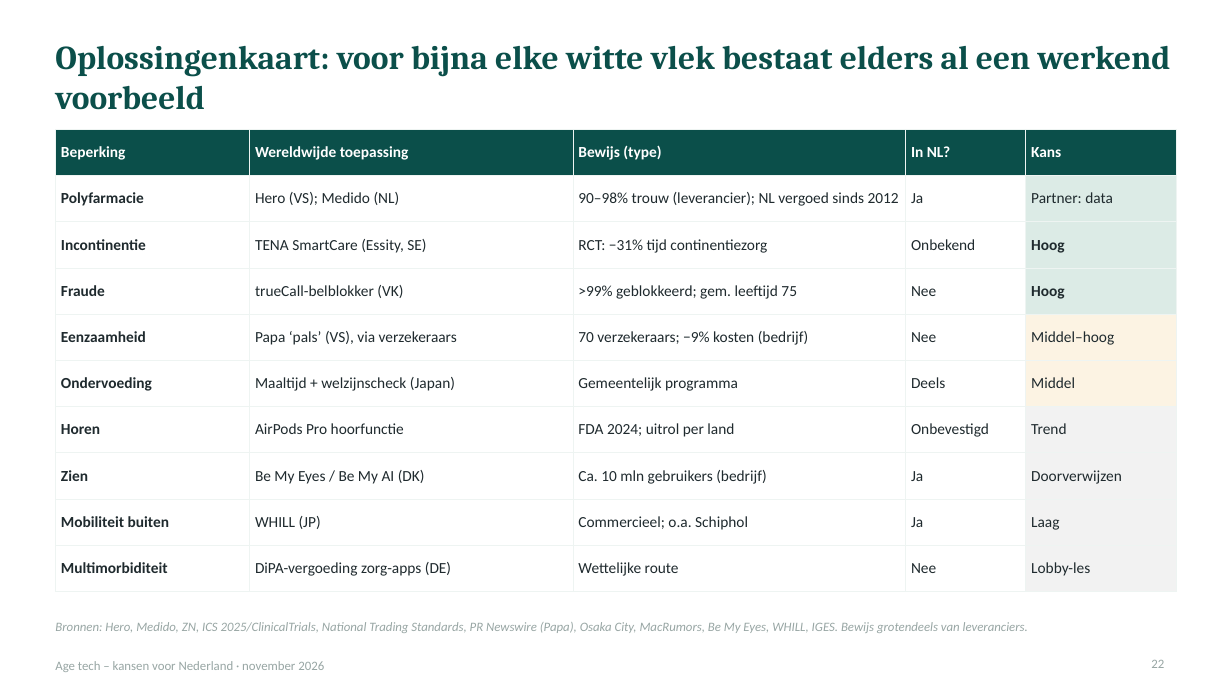
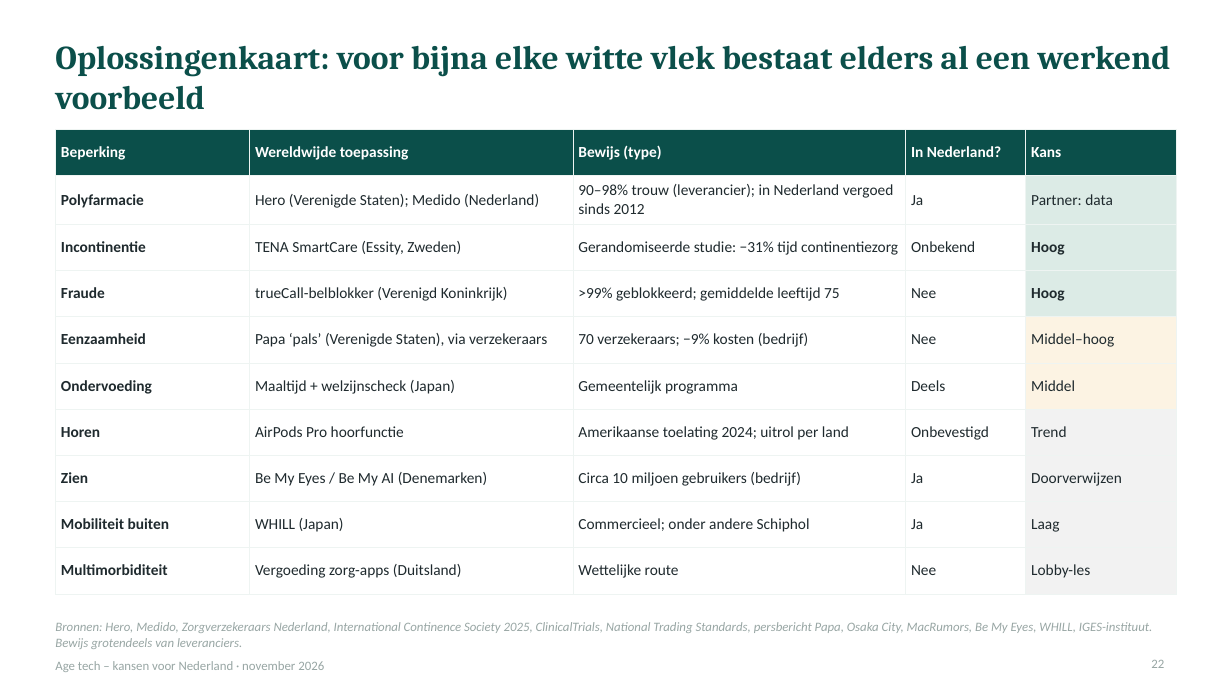
Before and after one commit to robruijn/Four-Seasons-Rome-2026, a slide deck: slide 22 of AgeTech_kansen_Nederland.pptx. Drawn at 1232x693 pixels with LibreOffice and Linux fonts; fonts in the diff are those of the drawing. Boxes give left, top, right and bottom in pixels: in the first picture for what was removed or moved away, otherwise in the second. Text is boxed around its words. In the diff, an @@ line names an element or a change of style, - is before the commit and + after.

```diff
--- a/AgeTech_kansen_Nederland.pptx
+++ b/AgeTech_kansen_Nederland.pptx
@@ table at (x1=55, y1=129, x2=1177, y2=582) @@
-row 1, column 4: In NL?
+row 1, column 4: In Nederland?
-row 2, column 2: Hero (VS); Medido (NL)
+row 2, column 2: Hero (Verenigde Staten); Medido (Nederland)
-row 2, column 3: 90–98% trouw (leverancier); NL vergoed sinds 2012
+row 2, column 3: 90–98% trouw (leverancier); in Nederland vergoed sinds 2012
-row 3, column 2: TENA SmartCare (Essity, SE)
+row 3, column 2: TENA SmartCare (Essity, Zweden)
-row 3, column 3: RCT: −31% tijd continentiezorg
+row 3, column 3: Gerandomiseerde studie: −31% tijd continentiezorg
-row 4, column 2: trueCall-belblokker (VK)
+row 4, column 2: trueCall-belblokker (Verenigd Koninkrijk)
-row 4, column 3: >99% geblokkeerd; gem. leeftijd 75
+row 4, column 3: >99% geblokkeerd; gemiddelde leeftijd 75
-row 5, column 2: Papa ‘pals’ (VS), via verzekeraars
+row 5, column 2: Papa ‘pals’ (Verenigde Staten), via verzekeraars
-row 7, column 3: FDA 2024; uitrol per land
+row 7, column 3: Amerikaanse toelating 2024; uitrol per land
-row 8, column 2: Be My Eyes / Be My AI (DK)
+row 8, column 2: Be My Eyes / Be My AI (Denemarken)
-row 8, column 3: Ca. 10 mln gebruikers (bedrijf)
+row 8, column 3: Circa 10 miljoen gebruikers (bedrijf)
-row 9, column 2: WHILL (JP)
+row 9, column 2: WHILL (Japan)
-row 9, column 3: Commercieel; o.a. Schiphol
+row 9, column 3: Commercieel; onder andere Schiphol
-row 10, column 2: DiPA-vergoeding zorg-apps (DE)
+row 10, column 2: Vergoeding zorg-apps (Duitsland)
@@ text at (x1=55, y1=622, x2=1152, y2=649): text changed @@
-Bronnen: Hero, Medido, ZN, ICS 2025/ClinicalTrials, National Trading Standards, PR Newswire (Papa), Osaka City, MacRumors, Be My Eyes, WHILL, IGES. Bewijs grotendeels van leveranciers.
+Bronnen: Hero, Medido, Zorgverzekeraars Nederland, International Continence Society 2025, ClinicalTrials, National Trading Standards, persbericht Papa, Osaka City, MacRumors, Be My Eyes, WHILL, IGES-instituut. Bewijs grotendeels van leveranciers.
```
Also in this commit, not shown: 42 other slides changed.
